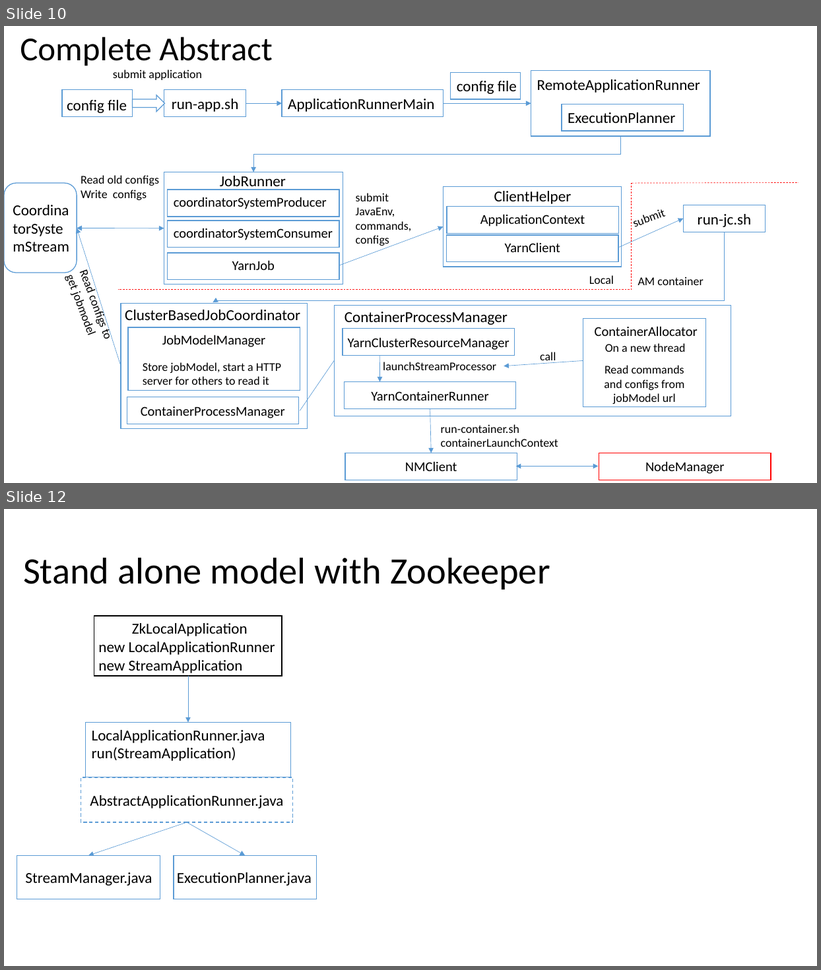
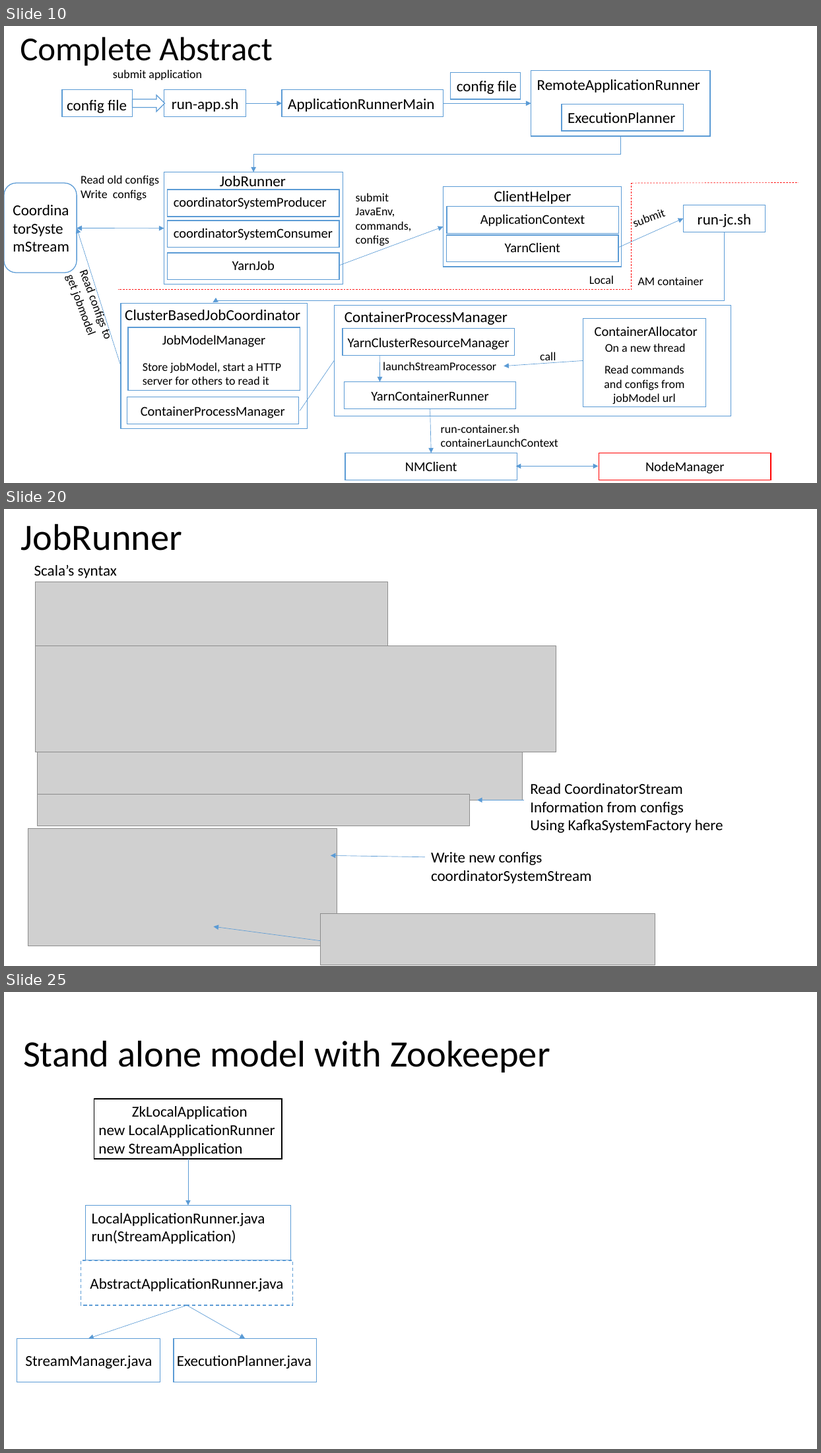
Before and after one commit to Swrrt/Samza-Documents, a slide deck: Documentation/SamzaStructure.pptx. Shown one above the other, each under a label of ours: slides 10 and 12 before the commit, slides 10, 20 and 25 after it; the slides between them are not shown. The pictures are 821x970 and 821x1453 pixels, drawn with LibreOffice and Linux fonts; fonts in the diff are those of the drawing; grey boxes stand for pictures. Boxes give left, top, right and bottom in pixels: in the first picture for what was removed or moved away, otherwise in the second. Text is boxed around its words. In the diff, an @@ line names an element or a change of style, - is before the commit and + after.

```diff
--- a/Documentation/SamzaStructure.pptx
+++ b/Documentation/SamzaStructure.pptx
@@ slide 20 added at box(4, 509, 817, 966), background #FFFFFF @@
@@ title added at box(21, 524, 183, 551), 44 pt, text #000000 @@
+JobRunner
@@ text added at box(34, 565, 117, 578), 18 pt, text #000000 @@
+Scala’s syntax
@@ picture added at box(36, 582, 388, 648) @@
@@ picture added at box(36, 646, 556, 753) @@
@@ picture added at box(37, 752, 523, 800) @@
@@ text added at box(530, 784, 723, 833), 18 pt, text #000000 @@
+Read CoordinatorStream Information from configs
+Using KafkaSystemFactory here
@@ picture added at box(37, 795, 469, 826) @@
@@ arrow added from (524, 801) to (477, 801), #5B9BD5 0.5 pt @@
@@ picture added at box(28, 829, 337, 947) @@
@@ arrow added from (425, 857) to (331, 856), #5B9BD5 0.5 pt @@
@@ text added at box(431, 852, 592, 884), 18 pt, text #000000 @@
+Write new configs coordinatorSystemStream
@@ picture added at box(321, 914, 655, 965) @@
@@ arrow added from (321, 941) to (214, 927), #5B9BD5 0.5 pt @@
@@ what was slide 12 is now slide 25 @@
```
Also in this commit, not shown: 1 slide changed, 12 other slides added.
